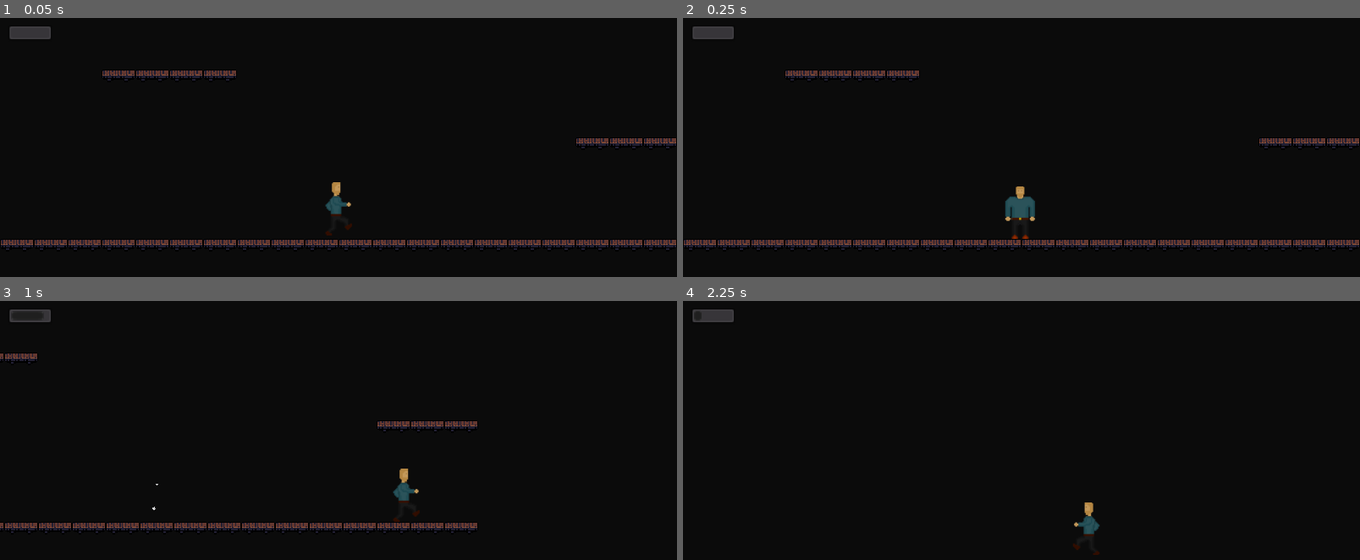
Above: before the commit, frames 1-4 (two rows, left to right).
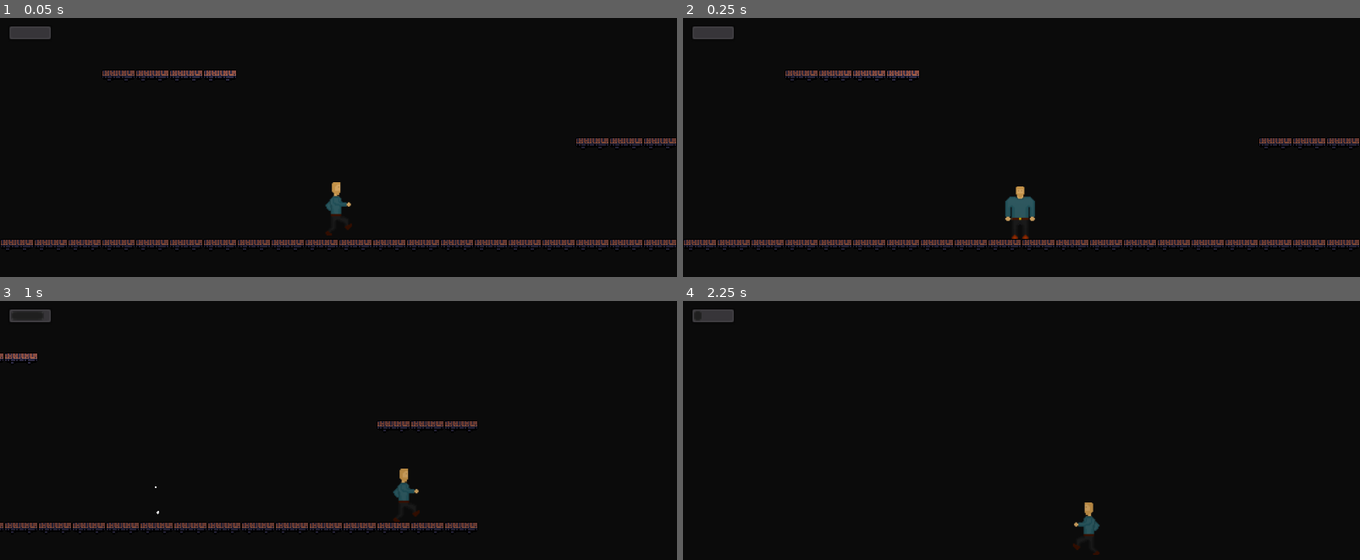
Above: after the commit, the same moments.

Repository: seifkamal/plattempt
Game: Godot game, scene res://Scenes/game.tscn
Two runs of this game, one before a commit and one after it. Both use one fixed random seed, a clock stepped at 60 frames per second and the inputs below.
Inputs:
- Up to frame 1 (0.05 s): no input
- Up to frame 2 (0.25 s): no input
- Up to frame 3 (1 s): tap Enter (ui_accept) at 0.5, 0.77 s; hold Right (ui_right) from 0.53 s (still down)
- Up to frame 4 (2.25 s): tap Enter (ui_accept) at 1.52 s; release Right (ui_right) at 2.03 s; hold Left (ui_left) from 2.03 s (still down)

The runs differ from the first frame. In frame 1, less than 0.1% of the frame differs, in the area x 25-35%, y 20-23%; in frame 2, less than 0.1%; in frame 3, less than 0.1%, in the area x 0-24%, y 20-83%; in frame 4, nothing differs.

Commit message:
WIP - Gradient greyscale light source

Diff:
--- a/Scenes/game.tscn
+++ b/Scenes/game.tscn
@@ -1,14 +1,15 @@
-[gd_scene load_steps=4 format=2]
+[gd_scene load_steps=5 format=2]
 
 [ext_resource path="res://Scenes/Player/Player.tscn" type="PackedScene" id=1]
 [ext_resource path="res://Tile Maps/bridge.tres" type="TileSet" id=2]
+[ext_resource path="res://25763-radialgradient_greyscale.png" type="Texture" id=3]
 
 [sub_resource type="ParticlesMaterial" id=1]
 
 render_priority = 0
 trail_divisor = 1
 emission_shape = 1
-emission_sphere_radius = 4.0
+emission_sphere_radius = 6.0
 flag_align_y = false
 flag_rotate_y = false
 flag_disable_z = true
@@ -41,7 +42,7 @@
 anim_offset = 0.0
 anim_offset_random = 0.0
 anim_loop = false
-_sections_unfolded = [ "Angular Velocity", "Color", "Damping", "Emission Shape", "Flags", "Gravity", "Initial Velocity", "Linear Accel", "Orbit Velocity", "Radial Accel", "Resource", "Scale", "Spread", "Tangential Accel" ]
+_sections_unfolded = [ "Angular Velocity", "Color", "Damping", "Emission Shape", "Flags", "Gravity", "Initial Velocity", "Linear Accel", "Orbit Velocity", "Radial Accel", "Resource", "Scale", "Spread", "Tangential Accel", "Trail" ]
 
 [node name="Game" type="Node" index="0"]
 
@@ -95,3 +96,29 @@
 h_frames = 1
 v_frames = 1
 _sections_unfolded = [ "Process Material", "Time", "Transform" ]
+
+[node name="Light2D" type="Light2D" parent="." index="3"]
+
+position = Vector2( 310.231, 83.1869 )
+enabled = true
+editor_only = false
+texture = ExtResource( 3 )
+offset = Vector2( 0, 0 )
+texture_scale = 1.0
+color = Color( 1, 1, 1, 1 )
+energy = 1.0
+mode = 0
+range_height = 100.0
+range_z_min = -1024
+range_z_max = 1024
+range_layer_min = 0
+range_layer_max = 0
+range_item_cull_mask = 1
+shadow_enabled = false
+shadow_color = Color( 0, 0, 0, 0 )
+shadow_buffer_size = 2048
+shadow_gradient_length = 0.0
+shadow_filter = 0
+shadow_filter_smooth = 0.0
+shadow_item_cull_mask = 1
+_sections_unfolded = [ "Material", "Range", "Shadow", "Transform" ]
Binary file added: 25763-radialgradient_greyscale.png
Not shown, added: 25763-radialgradient_greyscale.png.import
